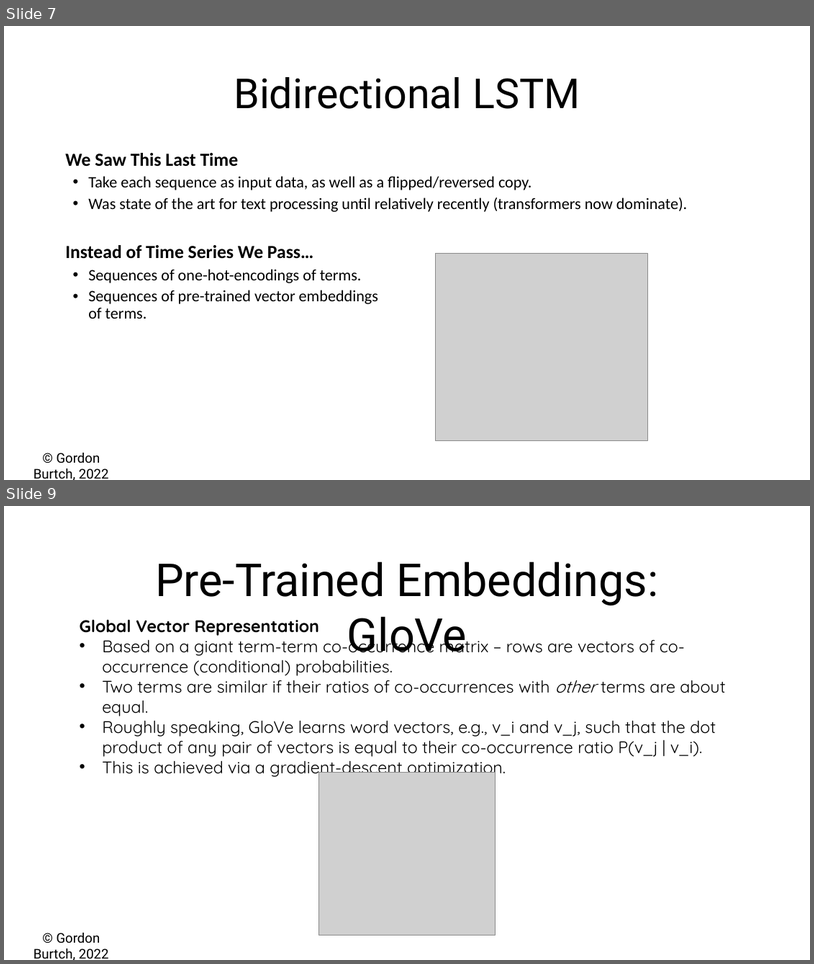
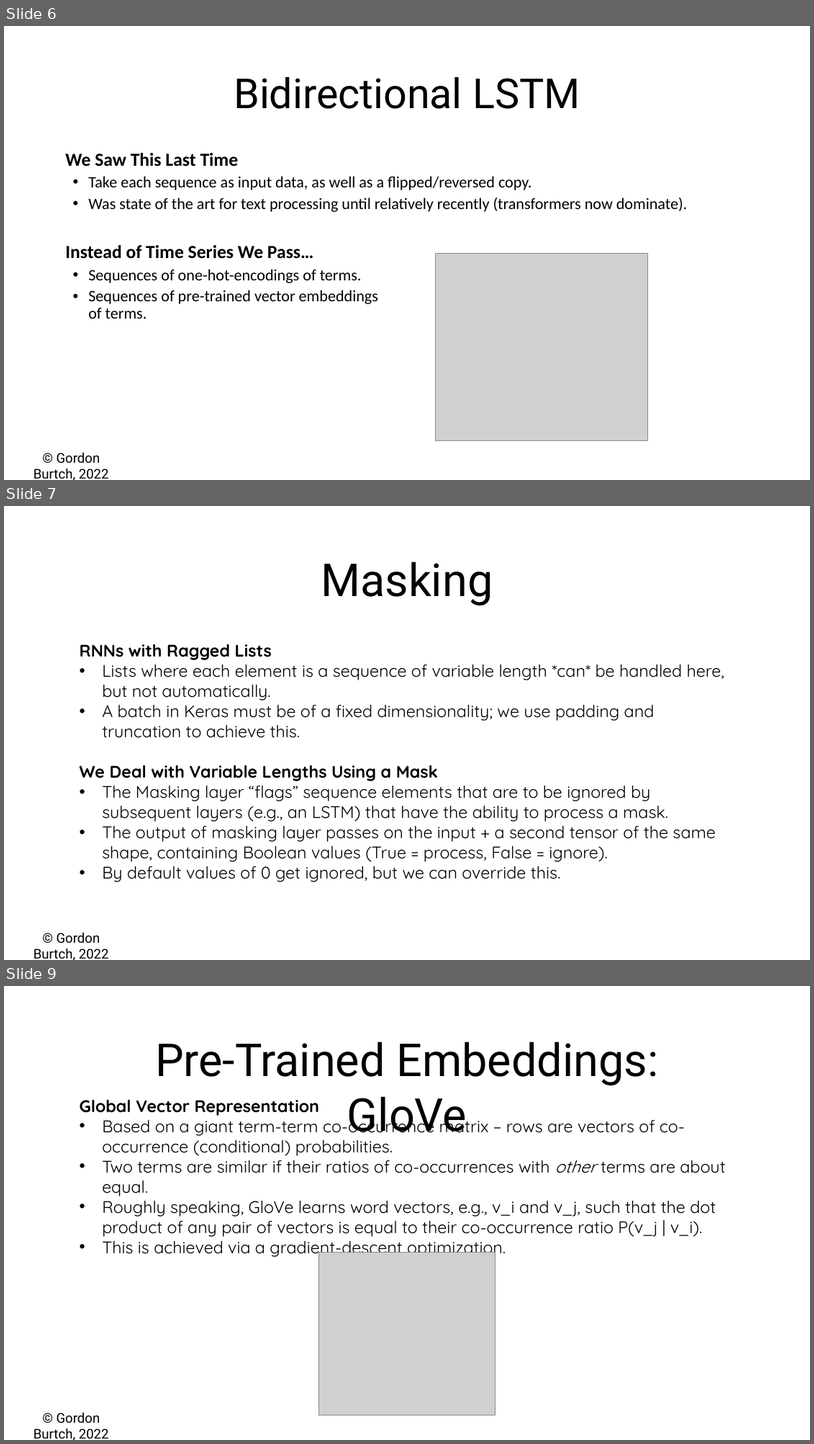
Before and after one commit to gburtch/BA865-2023, a slide deck: Lecture Materials/E/7_b - RNNs for Text.pptx. Shown one above the other, each under a label of ours: slides 7 and 9 before the commit, slides 6, 7 and 9 after it; the slides between them are not shown. The pictures are 814x964 and 814x1444 pixels, drawn with LibreOffice and Linux fonts; fonts in the diff are those of the drawing; grey boxes stand for pictures. Boxes give left, top, right and bottom in pixels: in the first picture for what was removed or moved away, otherwise in the second. Text is boxed around its words. In the diff, an @@ line names an element or a change of style, - is before the commit and + after.

```diff
--- a/Lecture Materials/E/7_b - RNNs for Text.pptx
+++ b/Lecture Materials/E/7_b - RNNs for Text.pptx
@@ slide 7 added at bbox=[4, 506, 810, 960], background #FFFFFF; not listed: 1 template element that a slide beside it also shows @@
@@ text added at bbox=[321, 561, 493, 605], 54 pt, text #000000 @@
+Masking
@@ text added at bbox=[80, 644, 725, 882], 20 pt, text #000000 @@
+RNNs with Ragged Lists
+• Lists where each element is a sequence of variable length *can* be handled here, but not automatically.
+• A batch in Keras must be of a fixed dimensionality; we use padding and truncation to achieve this.
+We Deal with Variable Lengths Using a Mask
+• The Masking layer “flags” sequence elements that are to be ignored by subsequent layers (e.g., an LSTM) that have the ability to process a mask.
+• The output of masking layer passes on the input + a second tensor of the same shape, containing Boolean values (True = process, False = ignore).
+• By default values of 0 get ignored, but we can override this.
@@ what was slide 7 is now slide 6 @@
```
Also in this commit, not shown: 2 slides changed, 2 other slides added, 1 slide removed, 4 other files.
